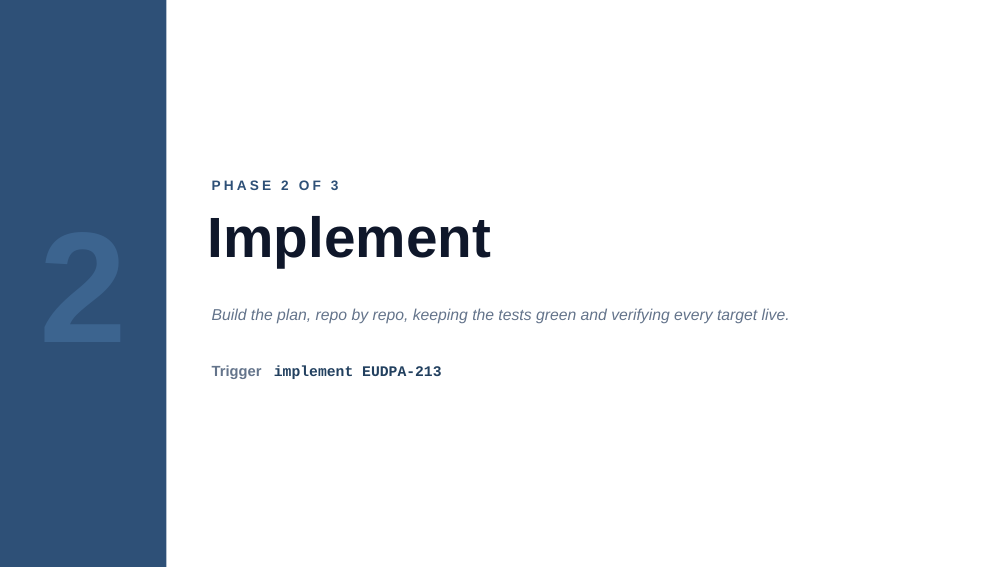
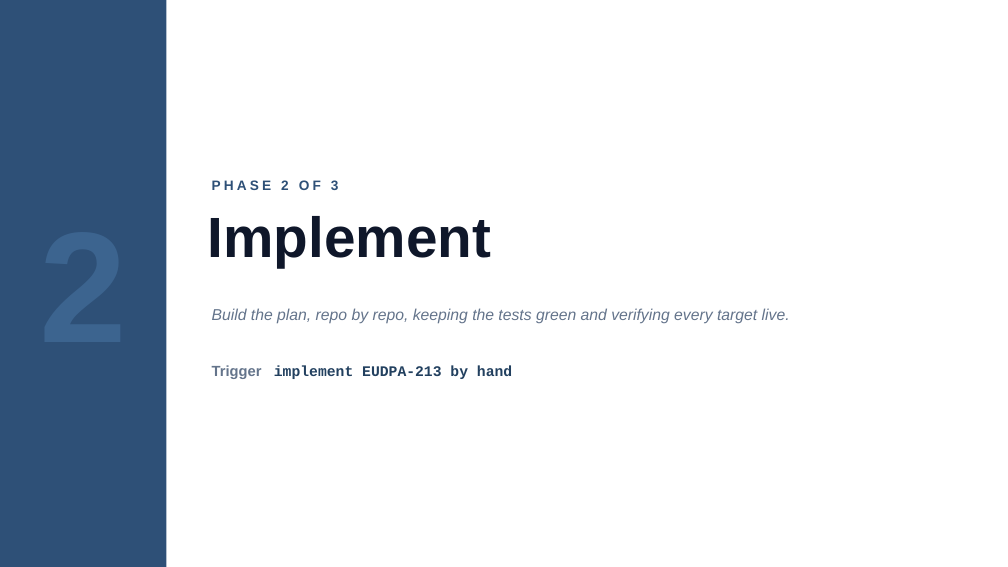
Before and after one commit to DEFRA/trade-imports-workspace, a slide deck: slide 10 of docs/onboarding/02b-ticket-walkthrough.pptx. Drawn at 1008x567 pixels with LibreOffice and Linux fonts; fonts in the diff are those of the drawing. Boxes give left, top, right and bottom in pixels: in the first picture for what was removed or moved away, otherwise in the second. Text is boxed around its words. In the diff, an @@ line names an element or a change of style, - is before the commit and + after.

```diff
--- a/docs/onboarding/02b-ticket-walkthrough.pptx
+++ b/docs/onboarding/02b-ticket-walkthrough.pptx
@@ text at <box>212,365,512,379</box>: text changed @@
-Trigger implement EUDPA-213
+Trigger implement EUDPA-213 by hand
```
Also in this commit, not shown: 3 other slides changed, 5 other files.
